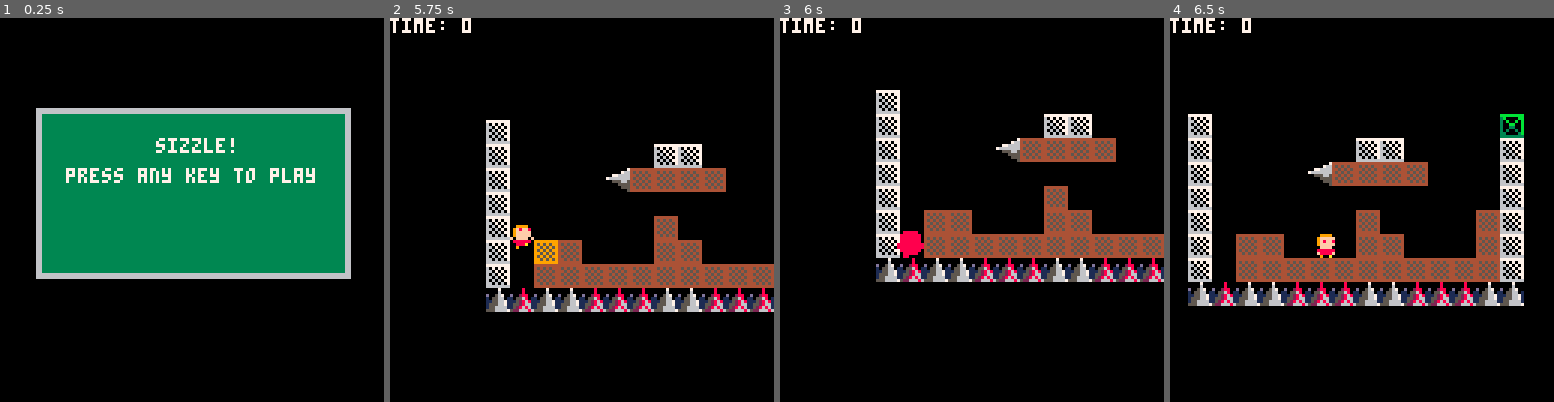
Above: before the commit, frames 1-4 (left to right).
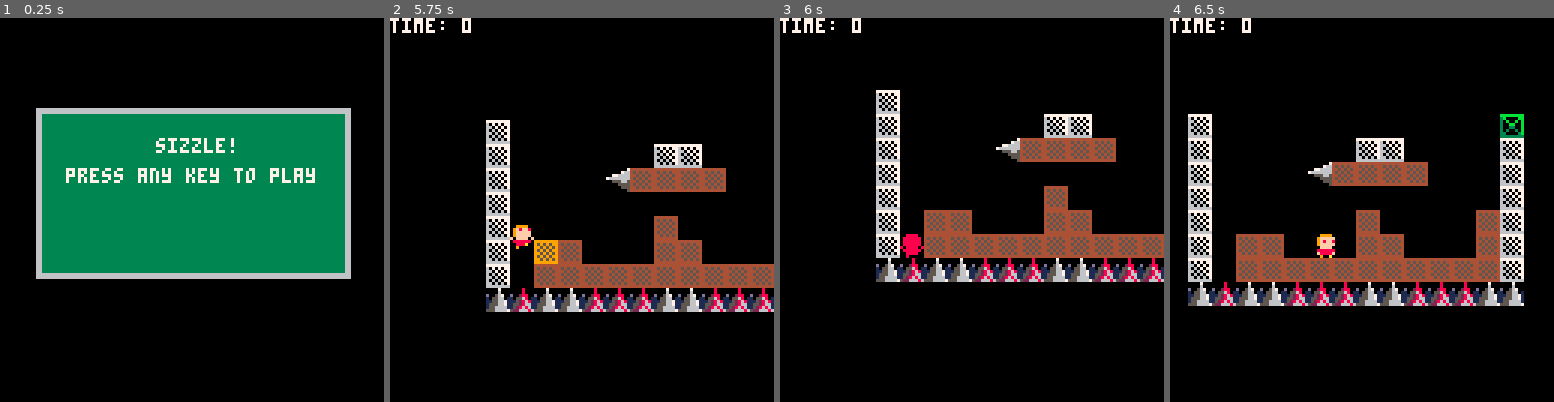
Above: after the commit, the same moments.

Repository: millwardesque/sizzle
Game: PICO-8 cartridge sizzle.p8
Two runs of this game, one before a commit and one after it. Both use one fixed random seed, a clock stepped at 60 frames per second and the inputs below.
Inputs:
- Up to frame 1 (0.25 s): no input
- Up to frame 2 (5.75 s): tap X (X key) at 0.33, 1.07, 1.85, 2.97, 4.08, 5.2 s; tap O (Z key) at 0.7, 1.7, 2.1, 2.5, 2.9, 3.3, 3.7, 4.1, 4.5, 4.9, 5.3, 5.7 s; hold Right 1.6-2.1 s; hold Up 2.15-2.42 s; hold Right 2.47-3.03 s; hold Left 3.08-3.58 s; hold Down 3.63-3.97 s; hold Right 4.02-4.68 s; hold Up 4.73-5.03 s; hold Left 5.08-5.68 s; hold Down from 5.73 s (still down)
- Up to frame 3 (6 s): keep holding Down
- Up to frame 4 (6.5 s): release Down at 6.03 s; hold Right from 6.08 s (still down); tap O (Z key) at 6.1 s; tap X (X key) at 6.32 s

Frames 1-2 are identical in both runs. In frame 3, 0.1% of the frame differs, in the area x 30-38%, y 55-63%; in frame 4, nothing differs.

Commit message:
Added player death animation before explosion.

Diff:
--- a/game.lua
+++ b/game.lua
@@ -241,7 +241,7 @@
 		jump = { 4 },
 		wallslide = { 6 },
 		fall = { 4, 5 },
-		dead = { 0 },
+		dead = { 7, 8, 9, 10, 11, 0 },
 	}
 
 	attach_anim_spr_controller(new_player, 4, player_anims, "idle", 0)
@@ -260,6 +260,7 @@
 		self.is_on_ground = false
 		self.is_jump_held = false
 		self.is_dead = false
+		self.anim_controller.loop = true
 
 		if self.death_explosion then
 			del(g_state.scene, self.death_explosion)
@@ -299,7 +300,15 @@
 	-- Update player
 	new_player.update = function (self)
 		if self.is_dead then
-			if self.death_explosion.is_dead(self.death_explosion) then
+			if not self.death_explosion and not is_anim_spr_playing(self.anim_controller) then
+				local explosion_duration = 30 * 1.5
+				local explosion_particles = 50
+				local explosion_speed = 1
+				self.death_explosion = make_particle_system("player-death", self.position, 7, { 7, 7, 8, 9, 10, 11, 11 }, explosion_duration, explosion_particles, explosion_speed)
+				add(g_state.scene, self.death_explosion)
+			end
+
+			if self.death_explosion and self.death_explosion.is_dead(self.death_explosion) then
 				set_game_state(gameover_state)
 			end
 		else
@@ -389,12 +398,8 @@
 	end
 
 	new_player.kill = function(self)
-		local explosion_duration = 30 * 1.5
-		local explosion_particles = 50
-		local explosion_speed = 1
-		self.death_explosion = make_particle_system("player-death", self.position, 7, { 7, 7, 8, 9, 10, 11, 11 }, explosion_duration, explosion_particles, explosion_speed)
-		add(g_state.scene, self.death_explosion)
 		set_anim_spr_animation(self.anim_controller, 'dead')
+		self.anim_controller.loop = false
 		self.is_dead = true
 	end
 
@@ -1102,6 +1107,7 @@
 		animations = animations,
 		flip_x = false,
 		flip_y = false,
+		loop = true,
 	}
 	return game_obj
 end
@@ -1114,7 +1120,11 @@
 		if (controller.current_animation != nil and controller.current_cell != nil) then
 			controller.current_cell += 1
 			if (controller.current_cell > #controller.animations[controller.current_animation]) then
-				controller.current_cell = 1
+				if controller.loop then
+					controller.current_cell = 1
+				else
+					controller.current_cell = #controller.animations[controller.current_animation]
+				end
 			end
 		end
 	end
@@ -1134,6 +1144,10 @@
 	end
 end
 
+function is_anim_spr_playing(controller)
+	return controller.current_animation != nil and controller.current_cell ~= nil and
+	   (controller.loop or (not controller.loop and controller.current_cell < #controller.animations[controller.current_animation]))
+end
 
 --
 -- Physics
--- a/sizzle.p8
+++ b/sizzle.p8
@@ -244,7 +244,7 @@
 		jump = { 4 },
 		wallslide = { 6 },
 		fall = { 4, 5 },
-		dead = { 0 },
+		dead = { 7, 8, 9, 10, 11, 0 },
 	}
 
 	attach_anim_spr_controller(new_player, 4, player_anims, "idle", 0)
@@ -263,6 +263,7 @@
 		self.is_on_ground = false
 		self.is_jump_held = false
 		self.is_dead = false
+		self.anim_controller.loop = true
 
 		if self.death_explosion then
 			del(g_state.scene, self.death_explosion)
@@ -302,7 +303,15 @@
 	-- Update player
 	new_player.update = function (self)
 		if self.is_dead then
-			if self.death_explosion.is_dead(self.death_explosion) then
+			if not self.death_explosion and not is_anim_spr_playing(self.anim_controller) then
+				local explosion_duration = 30 * 1.5
+				local explosion_particles = 50
+				local explosion_speed = 1
+				self.death_explosion = make_particle_system("player-death", self.position, 7, { 7, 7, 8, 9, 10, 11, 11 }, explosion_duration, explosion_particles, explosion_speed)
+				add(g_state.scene, self.death_explosion)
+			end
+
+			if self.death_explosion and self.death_explosion.is_dead(self.death_explosion) then
 				set_game_state(gameover_state)
 			end
 		else
@@ -392,12 +401,8 @@
 	end
 
 	new_player.kill = function(self)
-		local explosion_duration = 30 * 1.5
-		local explosion_particles = 50
-		local explosion_speed = 1
-		self.death_explosion = make_particle_system("player-death", self.position, 7, { 7, 7, 8, 9, 10, 11, 11 }, explosion_duration, explosion_particles, explosion_speed)
-		add(g_state.scene, self.death_explosion)
 		set_anim_spr_animation(self.anim_controller, 'dead')
+		self.anim_controller.loop = false
 		self.is_dead = true
 	end
 
@@ -1105,6 +1110,7 @@
 		animations = animations,
 		flip_x = false,
 		flip_y = false,
+		loop = true,
 	}
 	return game_obj
 end
@@ -1117,7 +1123,11 @@
 		if (controller.current_animation != nil and controller.current_cell != nil) then
 			controller.current_cell += 1
 			if (controller.current_cell > #controller.animations[controller.current_animation]) then
-				controller.current_cell = 1
+				if controller.loop then
+					controller.current_cell = 1
+				else
+					controller.current_cell = #controller.animations[controller.current_animation]
+				end
 			end
 		end
 	end
@@ -1137,6 +1147,10 @@
 	end
 end
 
+function is_anim_spr_playing(controller)
+	return controller.current_animation != nil and controller.current_cell ~= nil and
+	   (controller.loop or (not controller.loop and controller.current_cell < #controller.animations[controller.current_animation]))
+end
 
 --
 -- Physics
Not shown, changed: readme.md
